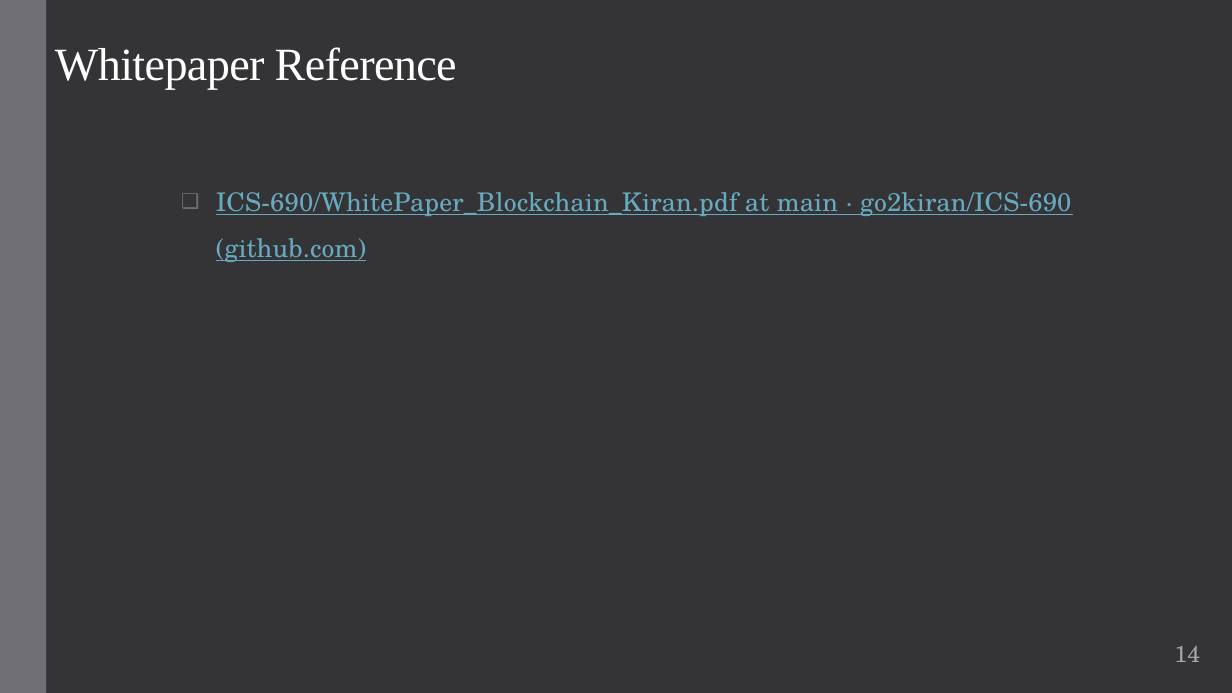
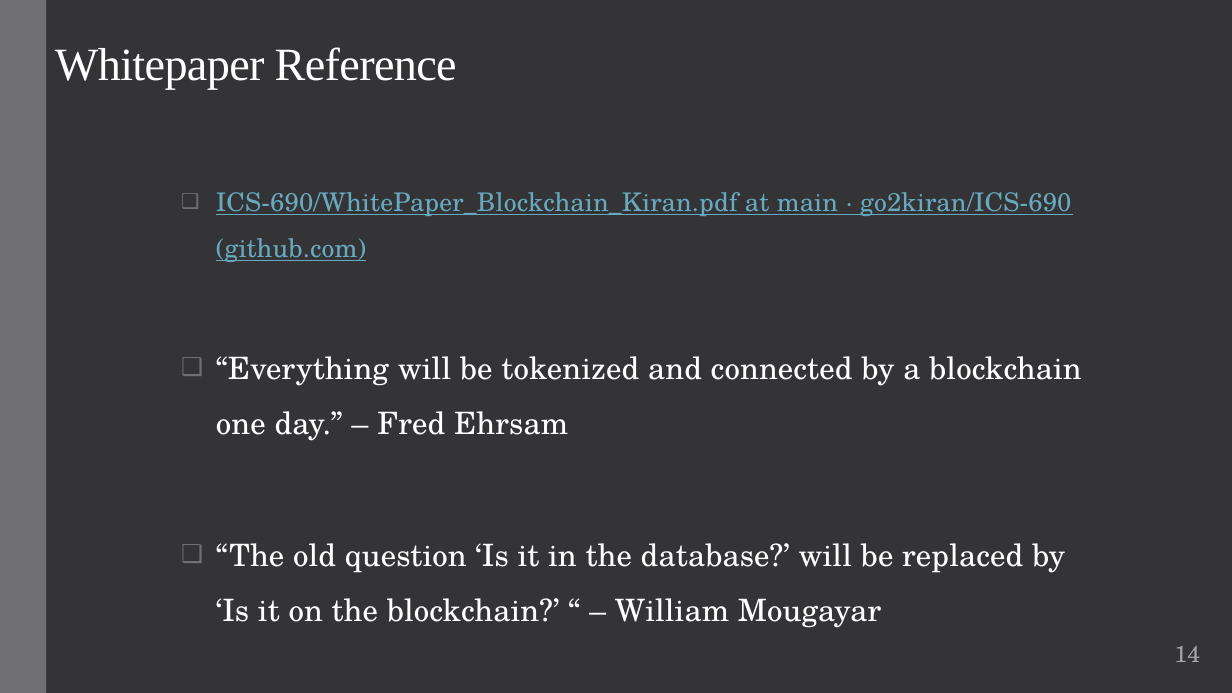
Before and after one commit to go2kiran/ICS-690, a slide deck: slide 14 of Kiran/WhitePaper_Blockchain_presentation_Kiran.pptx. Drawn at 1232x693 pixels with LibreOffice and Linux fonts; fonts in the diff are those of the drawing. Boxes give left, top, right and bottom in pixels: in the first picture for what was removed or moved away, otherwise in the second. Text is boxed around its words. In the diff, an @@ line names an element or a change of style, - is before the commit and + after.

Commit message:
updated the whitepaper presentation

```diff
--- a/Kiran/WhitePaper_Blockchain_presentation_Kiran.pptx
+++ b/Kiran/WhitePaper_Blockchain_presentation_Kiran.pptx
@@ subtitle at [216,356,1082,628]: paragraphs added @@
+❑ “Everything will be tokenized and connected by a blockchain one day.” – Fred Ehrsam
+❑ “The old question ‘Is it in the database?’ will be replaced by ‘Is it on the blockchain?’ “ – William Mougayar
```
